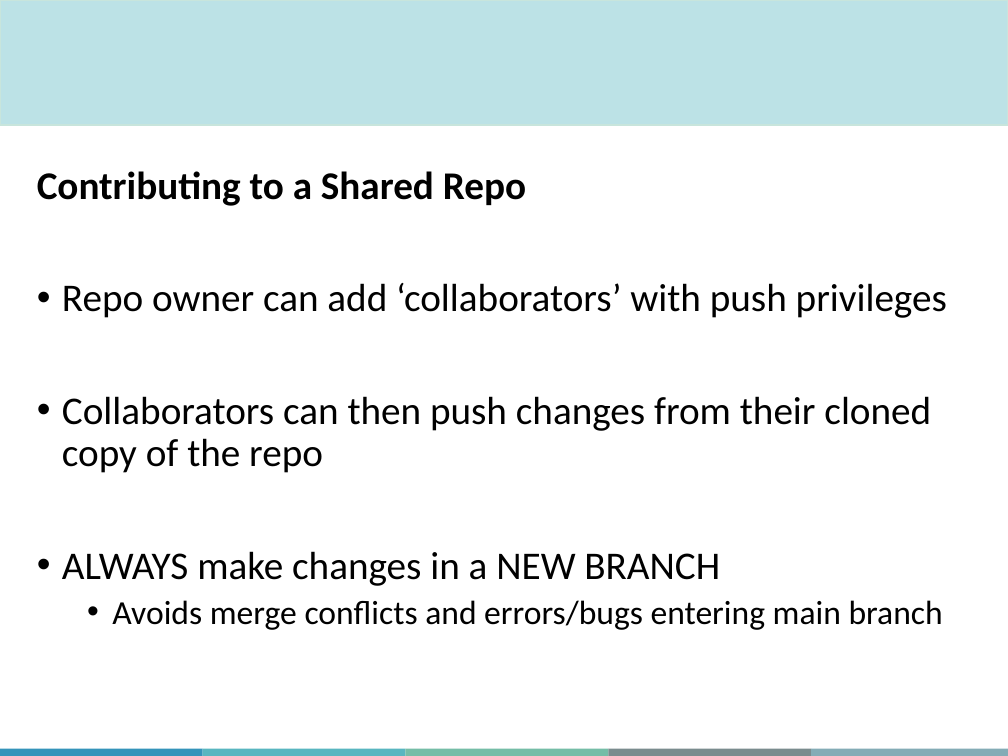
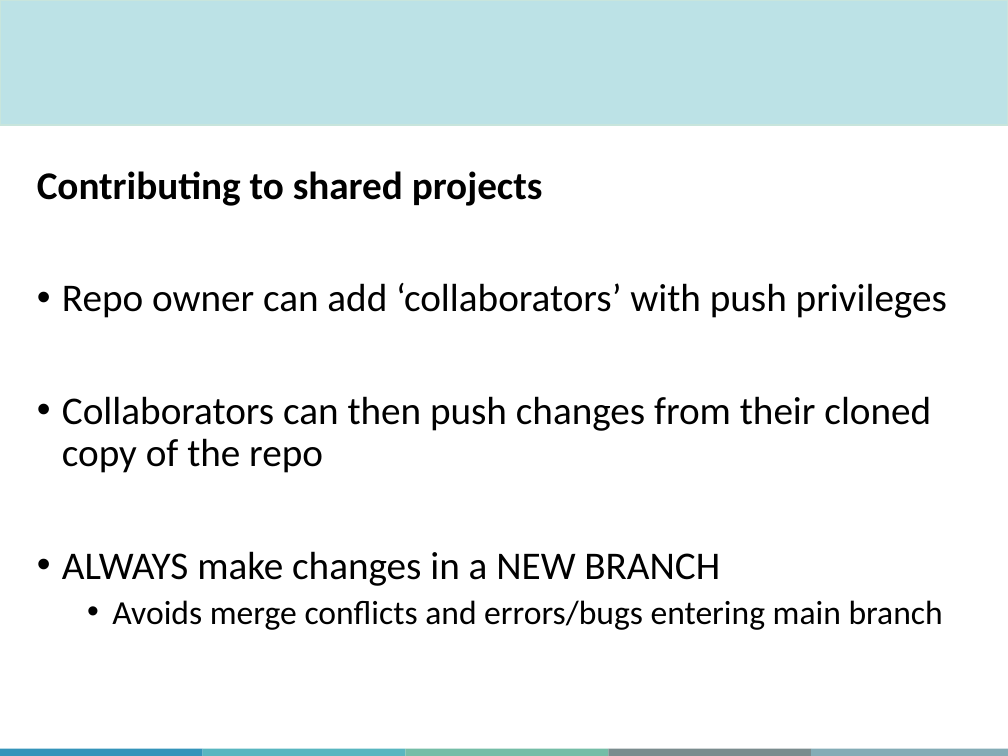
Before and after one commit to JudahZammit/IntroToGitHub, a slide deck: slide 59 of Slides/MiCM_GitHub_Workshop_sept_2026.pptx (slide 58 before the commit). Drawn at 1008x756 pixels with LibreOffice and Linux fonts; fonts in the diff are those of the drawing; background and template pictures are left out. Boxes give left, top, right and bottom in pixels: in the first picture for what was removed or moved away, otherwise in the second. Text is boxed around its words. In the diff, an @@ line names an element or a change of style, - is before the commit and + after.

```diff
--- a/Slides/MiCM_GitHub_Workshop_sept_2026.pptx
+++ b/Slides/MiCM_GitHub_Workshop_sept_2026.pptx
@@ text at bbox=[37, 171, 543, 206]: text changed @@
-Contributing to a Shared Repo
+Contributing to shared projects
```
Also in this commit, not shown: 6 other slides changed, 1 slide added, 1 other file.
